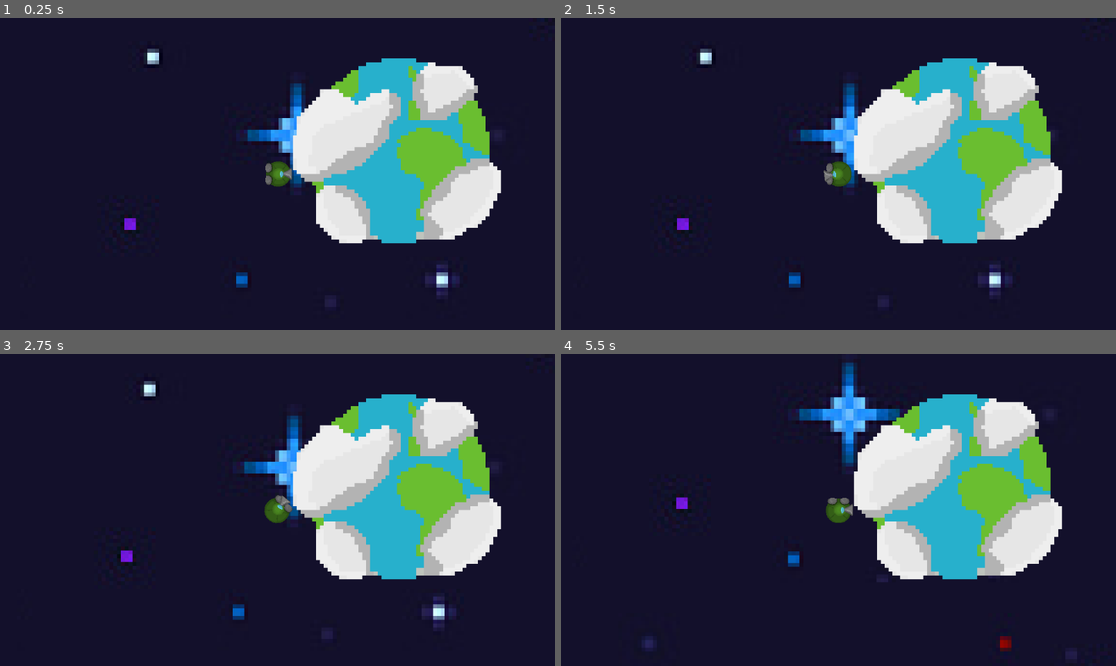
Above: before the commit, frames 1-4 (two rows, left to right).
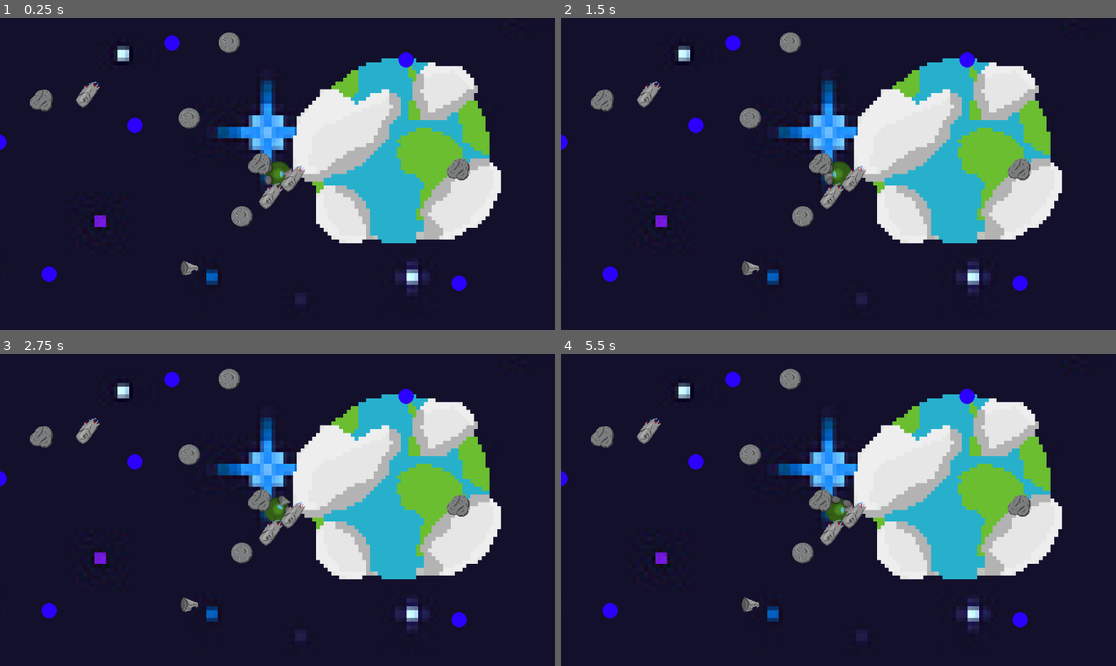
Above: after the commit, the same moments.

Repository: vmaxime03/ZigobarsJam
Game: Godot game, scene res://scenes/TestGenPro.tscn
Two runs of this game, one before a commit and one after it. Both use one fixed random seed, a clock stepped at 60 frames per second and the inputs below. This scene is started directly instead of the project's main scene.
Inputs (mouse positions are in pixels of both pictures, inside the frame that each line leads up to):
- Up to frame 1 (0.25 s): no input
- Up to frame 2 (1.5 s): tap Enter at 0.5 s; move the mouse to (960, 158) at 0.52 s; tap D (d) at 0.6 s; tap E (e) at 0.8, 1.35 s; move the mouse to (727, 189) at 1.27 s
- Up to frame 3 (2.75 s): tap A (q) at 1.55, 2.1 s; tap Space (space) at 2 s; move the mouse to (333, 441) at 2.02 s; tap S (s) at 2.3 s
- Up to frame 4 (5.5 s): move the mouse to (810, 572) at 2.77 s; tap S (s) at 2.85, 5.3 s; tap D (d) at 3.05, 3.6 s; move the mouse to (1005, 556) at 3.52 s; tap E (e) at 3.8, 4.35 s; move the mouse to (672, 463) at 4.27 s; tap A (q) at 4.55 s; move the mouse to (866, 510) at 5.02 s; click (866, 510) at 5.1 s

The runs differ from the first frame. In frame 1, 5.5% of the frame differs, in the area x 0-90%, y 4-93%; in frame 2, 5.5%; in frame 3, 5.6%; in frame 4, 6.7%, in the area x 0-93%, y 2-98%.
Error before the commit: Invalid access to property or key 'position' on a base object of type 'Node'. (res://scripts/Map/tile_map_layer.gd:38)

Commit message:
réparation déchets

Diff:
--- a/game/project.godot
+++ b/game/project.godot
@@ -11,7 +11,7 @@
 [application]
 
 config/name="game"
-run/main_scene="res://scenes/SpawnCassette.tscn"
+run/main_scene="res://scenes/debug.tscn"
 config/features=PackedStringArray("4.3", "GL Compatibility")
 config/icon="res://icon.svg"
 
--- a/game/scenes/Ressource.tscn
+++ b/game/scenes/Ressource.tscn
@@ -7,3 +7,8 @@
 script = ExtResource("1_1yd27")
 
 [node name="Bloc" parent="." instance=ExtResource("2_dwwsg")]
+position = Vector2(554, 135)
+collision_layer = 2
+collision_mask = 1
+script = null
+metadata/_edit_group_ = true
--- a/game/scenes/RessourceRare.tscn
+++ b/game/scenes/RessourceRare.tscn
@@ -1,10 +1,15 @@
-[gd_scene load_steps=3 format=3 uid="uid://u5wfhbe338x3"]
+[gd_scene load_steps=3 format=3 uid="uid://cpg02ll63jbij"]
 
 [ext_resource type="Script" path="res://scripts/objetInteractif/ressource.gd" id="1_sbybf"]
 [ext_resource type="PackedScene" uid="uid://cdxjvtv06syl3" path="res://scenes/bloc.tscn" id="2_cx46o"]
 
-[node name="RessourceRare" type="Node"]
+[node name="Ressource" type="Node2D"]
 script = ExtResource("1_sbybf")
 rare = true
 
 [node name="Bloc" parent="." instance=ExtResource("2_cx46o")]
+position = Vector2(554, 135)
+collision_layer = 2
+collision_mask = 1
+script = null
+metadata/_edit_group_ = true
--- a/game/scenes/bloc.tscn
+++ b/game/scenes/bloc.tscn
@@ -1,12 +1,12 @@
 [gd_scene load_steps=4 format=3 uid="uid://cdxjvtv06syl3"]
 
 [ext_resource type="Script" path="res://scripts/blocs/bloc_recuperable.gd" id="1_40dh3"]
-[ext_resource type="Texture2D" uid="uid://7svrq0in4r1o" path="res://assets/art/temp_bloc.png" id="1_jd7hy"]
+[ext_resource type="Texture2D" uid="uid://c6x0yyhnymjcg" path="res://assets/art/temp_bloc.png" id="1_jd7hy"]
 
 [sub_resource type="CircleShape2D" id="CircleShape2D_ouag5"]
 radius = 16.0
 
-[node name="StaticBody2D" type="StaticBody2D" groups=["aspirable", "dechetRecuperable"]]
+[node name="StaticBody2D" type="StaticBody2D" groups=["dechetRecuperable"]]
 collision_layer = 98
 collision_mask = 3
 script = ExtResource("1_40dh3")
--- a/game/scripts/Map/tile_map_layer.gd
+++ b/game/scripts/Map/tile_map_layer.gd
@@ -6,8 +6,6 @@
 @onready var rr = preload("res://scenes/RessourceRare.tscn")
 func _ready() -> void:
 	generate_map(player.position)
-
-
 
 
 # Called every frame. 'delta' is the elapsed time since the previous frame.
@@ -32,9 +30,10 @@
 						var rare = randf_range(0,1)*(x1+x+y1+y)/20000
 						var node
 						if(rare>0.9):
+							node = rr.instantiate()
+							print("crash1")
+						else:
 							node = r.instantiate()
-						else:
-							node = rr.instantiate()
 						node.position.x = x1+x;
 						node.position.y = y1+y;
 						add_child(node)
--- a/game/scripts/objetInteractif/ressource.gd
+++ b/game/scripts/objetInteractif/ressource.gd
@@ -25,16 +25,16 @@
 	match type:
 		0:
 			if (rare):
-				get_child(0).get_child(1).texture = ResourceLoader.load("res://assets/art/dechets/asteroidGold.png")
+				get_child(0).get_child(0).texture = ResourceLoader.load("res://assets/art/dechets/asteroidGold.png")
 			elif(randi_range(0,1)==0):
-				get_child(0).get_child(1).texture = ResourceLoader.load("res://assets/art/dechets/asteroide2.png")
+				get_child(0).get_child(0).texture = ResourceLoader.load("res://assets/art/dechets/asteroide2.png")
 			else:
-				get_child(0).get_child(1).texture = ResourceLoader.load("res://assets/art/dechets/asteroide1.png")
+				get_child(0).get_child(0).texture = ResourceLoader.load("res://assets/art/dechets/asteroide1.png")
 		1:
-			if(rare):
-				get_child(0).get_child(1).texture = ResourceLoader.load("res://assets/art/dechets/debris1.png")
+			if(randi_range(0,1)==0):
+				get_child(0).get_child(0).texture = ResourceLoader.load("res://assets/art/dechets/debris1.png")
 			else:
-				get_child(0).get_child(1).texture = ResourceLoader.load("res://assets/art/dechets/debris2.png")
+				get_child(0).get_child(0).texture = ResourceLoader.load("res://assets/art/dechets/debris2.png")
 
 
 # Called every frame. 'delta' is the elapsed time since the previous frame.
